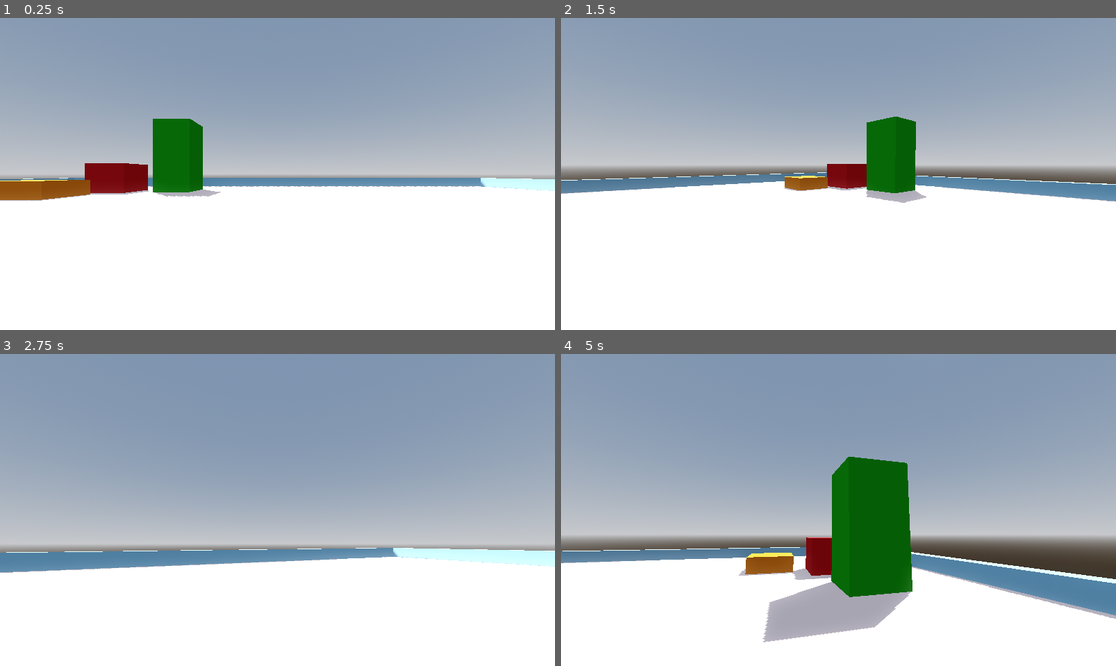
Above: before the commit, frames 1-4 (two rows, left to right).
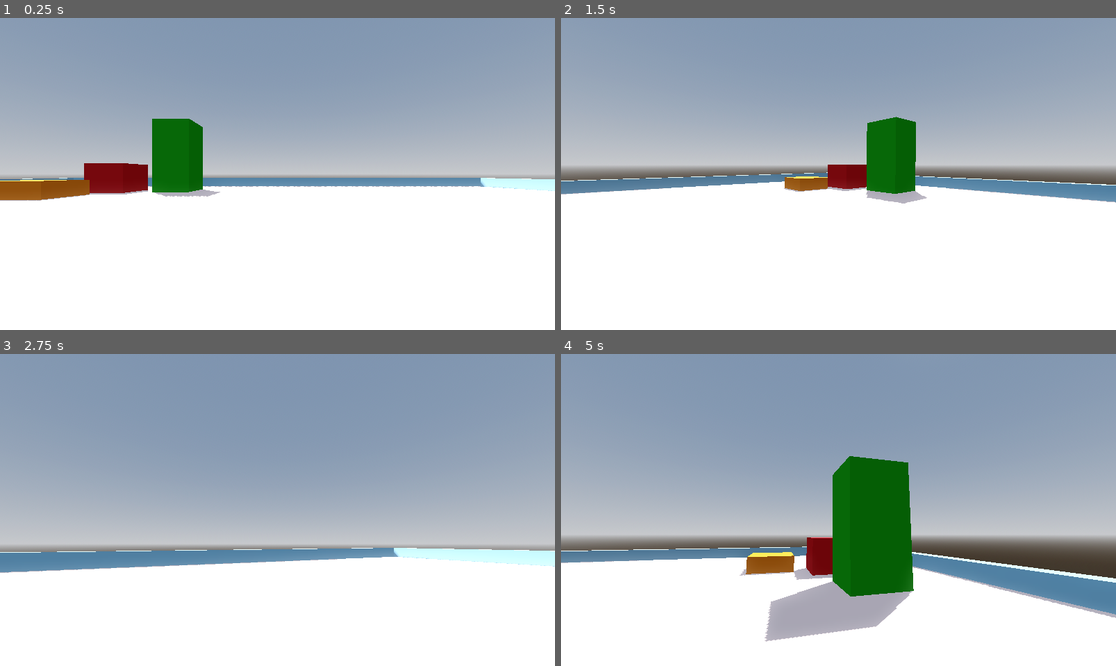
Above: after the commit, the same moments.

Repository: oudarya/murk
Game: Godot game, scene res://initial_setup_debug/debug_initial_level.tscn
Same seed, same stepped clock (60 frames per second), same inputs: the game is played once before the commit and once after it. The project has no main scene, so this scene is started directly.
Inputs (mouse positions are in pixels of both pictures, inside the frame that each line leads up to):
- Up to frame 1 (0.25 s): no input
- Up to frame 2 (1.5 s): tap Enter at 0.5 s; move the mouse to (866, 174) at 0.52 s; hold W (forward) from 0.53 s (still down); tap Space (jump) at 0.77 s; move the mouse to (810, 174) at 1.27 s
- Up to frame 3 (2.75 s): keep holding W (forward); tap Space (jump) at 1.52 s; move the mouse to (288, 503) at 2.02 s
- Up to frame 4 (5 s): keep holding W (forward); move the mouse to (832, 516) at 2.77 s; tap Space (jump) at 3.02, 3.77, 4.52 s; move the mouse to (877, 513) at 3.52 s; move the mouse to (794, 506) at 4.27 s

The runs differ from the first frame. In frame 1, 0.1% of the frame differs, in the area x 3-100%, y 32-59%; in frame 2, 0.6%; in frame 3, less than 0.1%; in frame 4, 0.8%, in the area x 0-100%, y 32-93%.

Commit message:
head bob implemented

Diff:
--- a/initial_setup_debug/player_fp.gd
+++ b/initial_setup_debug/player_fp.gd
@@ -1,10 +1,15 @@
 extends CharacterBody3D
 
-
+#navigation variables
 var speed : float = 5.0
 var jump_velocity : float = 4.5
 var gravity : float = 9.8
 var mouse_sensitivity : float = 0.015
+
+#bob variables
+var bob_frequency : float = 1.5
+var bob_amplitude : float = 0.05
+var bob_def : float = 0.0
 
 @onready var head : Node3D = $head
 @onready var player_camera : Camera3D = $head/player_camera
@@ -45,4 +50,14 @@
 		velocity.x = 0.0
 		velocity.z = 0.0
 
+	#player head bob
+	bob_def += delta * velocity.length() * float(is_on_floor())
+	player_camera.transform.origin = _player_head_bob(bob_def)
+
 	move_and_slide()
+
+func _player_head_bob(bob_time) -> Vector3:
+	var pos = Vector3.ZERO
+	pos.y = sin(bob_time * bob_frequency) * bob_amplitude
+	pos.x = cos(bob_time * bob_frequency) * bob_amplitude
+	return pos
